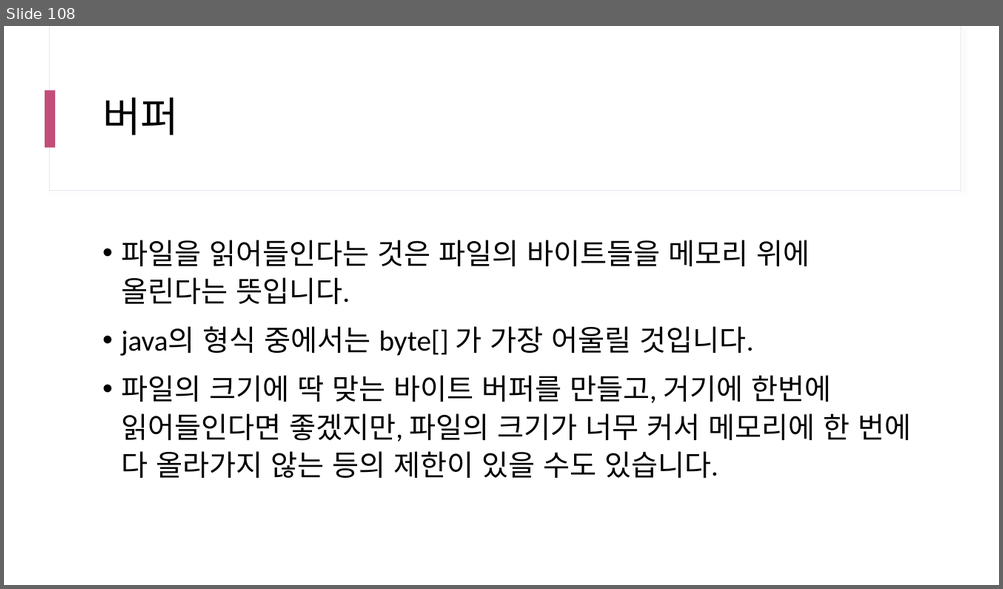
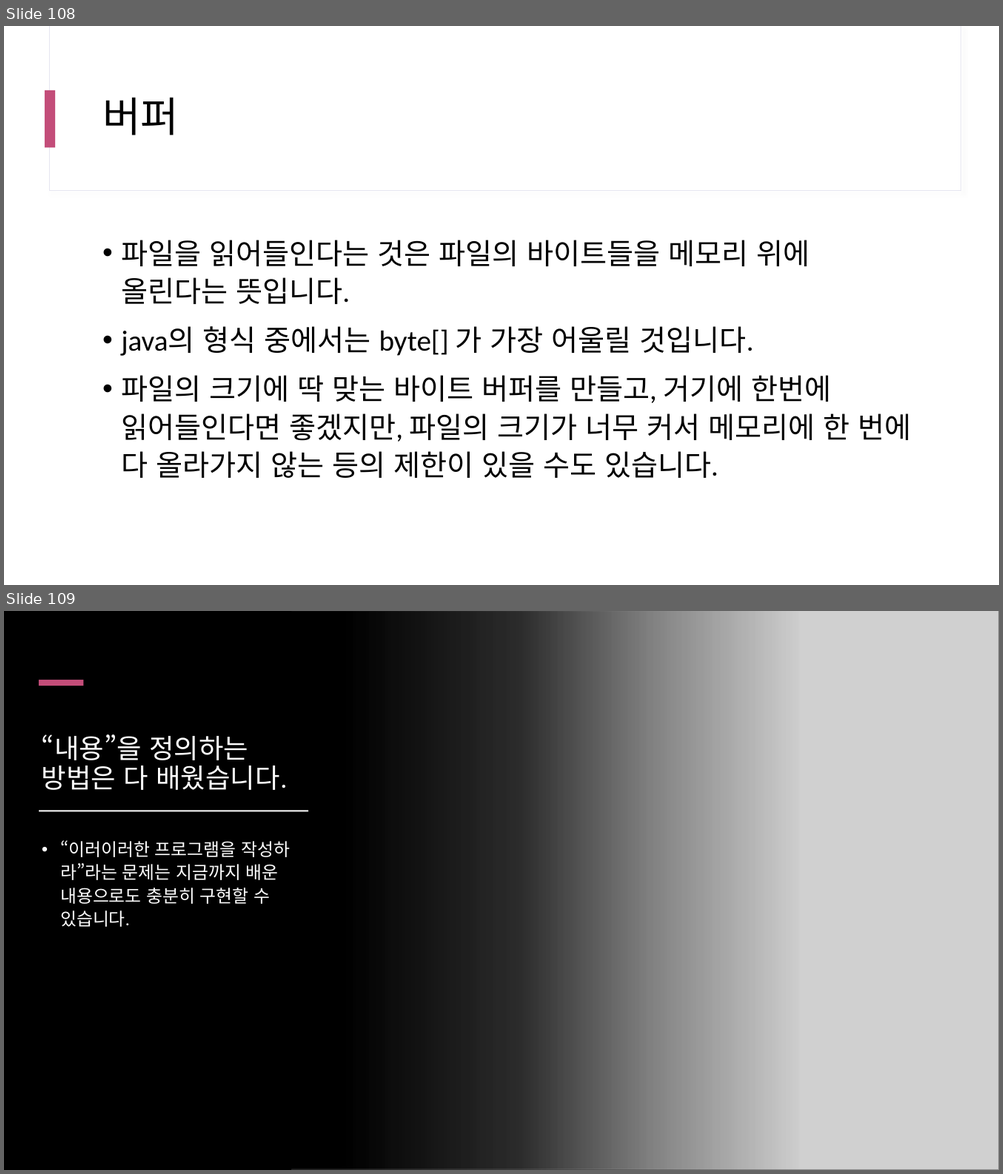
Before and after one commit to yhs0602/SPLIT_lecture_examples, a slide deck: docs/SPLIT 17차 Java.pptx. Shown one above the other, each under a label of ours: slide 108 before the commit, slides 108 and 109 after it. The pictures are 1003x589 and 1003x1174 pixels, drawn with LibreOffice and Linux fonts; fonts in the diff are those of the drawing; grey boxes stand for pictures. Boxes give left, top, right and bottom in pixels: in the first picture for what was removed or moved away, otherwise in the second. Text is boxed around its words. In the diff, an @@ line names an element or a change of style, - is before the commit and + after.

```diff
--- a/docs/SPLIT 17차 Java.pptx
+++ b/docs/SPLIT 17차 Java.pptx
@@ slide 109 added at box(4, 611, 999, 1170), background #000000 @@
@@ rectangle added at box(4, 611, 999, 1170), fill #000000 @@
@@ rectangle added at box(4, 611, 800, 1170), fill gradient #000000 @@
@@ rectangle added at box(50, 611, 961, 776), fill #000000, outline #FCFDFC 0.75 pt @@
@@ rectangle added at box(51, 611, 961, 775), fill #000000 @@
@@ picture added at box(291, 611, 999, 1170) @@
@@ rectangle added at box(38, 680, 83, 686), fill #C34D79 @@
@@ title added at box(42, 735, 287, 790), 26 pt, text #FFFFFF @@
+“내용”을 정의하는 방법은 다 배웠습니다.
@@ rectangle added at box(39, 810, 308, 812), fill #FFFFFF @@
@@ text added at box(60, 840, 290, 927), 17 pt, text #FFFFFF @@
+• “이러이러한 프로그램을 작성하라”라는 문제는 지금까지 배운 내용으로도 충분히 구현할 수 있습니다.
```
Also in this commit, not shown: 5 other slides added, 5 other files.
